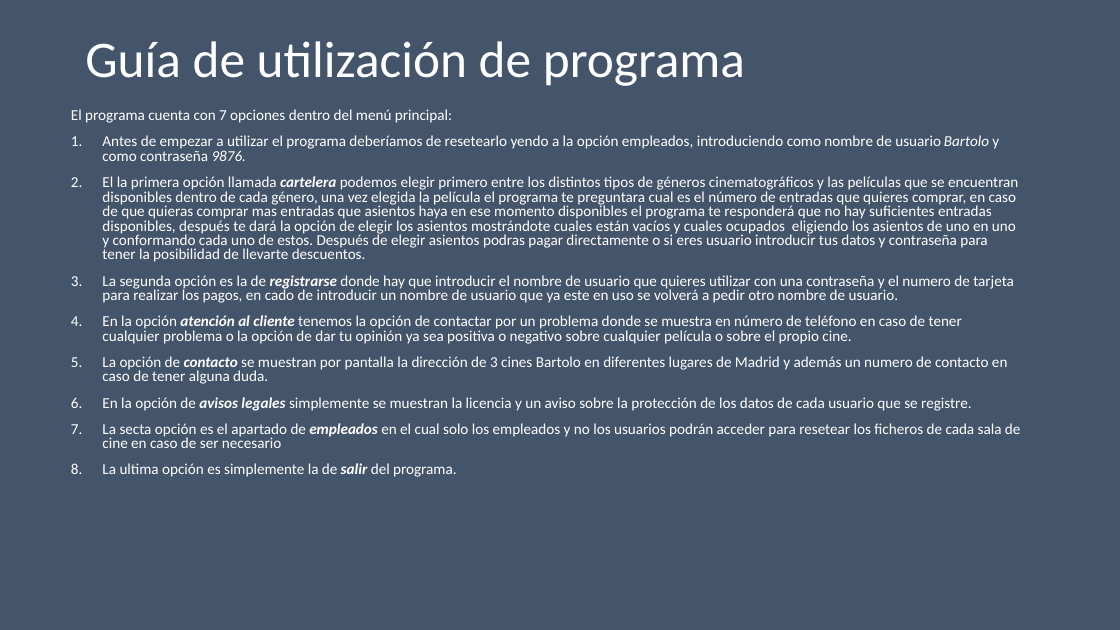
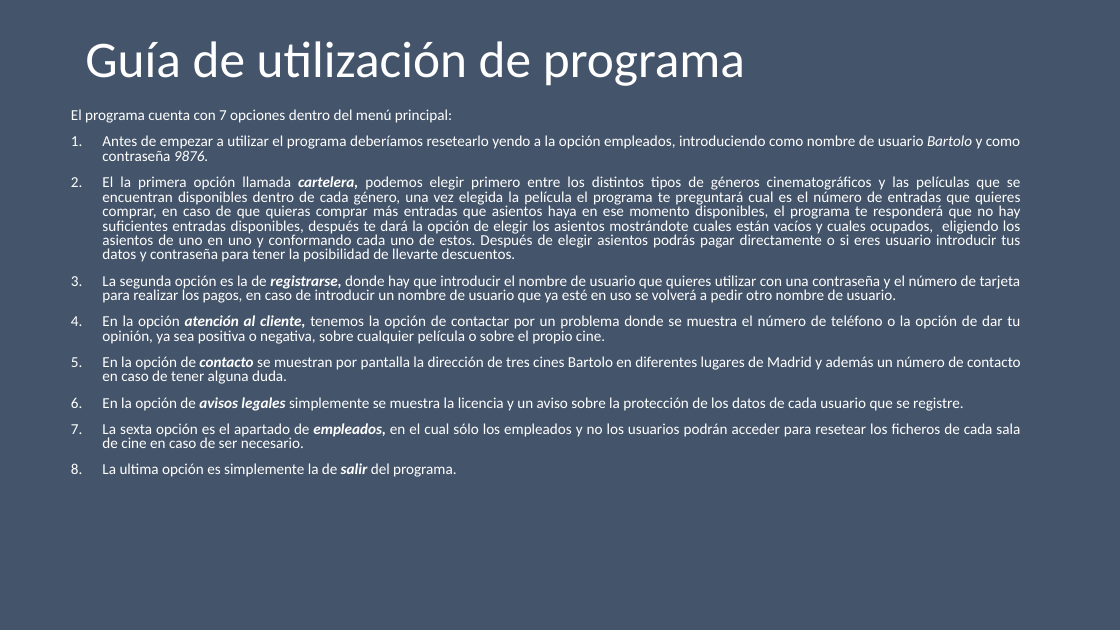
Before and after one commit to aigora/twE105-cinesbartolo, a slide deck: slide 5 of wiki.pptx. Drawn at 1120x630 pixels with LibreOffice and Linux fonts; fonts in the diff are those of the drawing. Boxes give left, top, right and bottom in pixels: in the first picture for what was removed or moved away, otherwise in the second. Text is boxed around its words. In the diff, an @@ line names an element or a change of style, - is before the commit and + after.

```diff
--- a/wiki.pptx
+++ b/wiki.pptx
@@ text at bbox=[102, 135, 1021, 448]: text changed @@
-1. Antes de empezar a utilizar el programa deberíamos de resetearlo yendo a la opción empleados, introduciendo como nombre de usuario Bartolo y como contraseña 9876.
-2. El la primera opción llamada cartelera podemos elegir primero entre los distintos tipos de géneros cinematográficos y las películas que se encuentran disponibles dentro de cada género, una vez elegida la película el programa te preguntara cual es el número de entradas que quieres comprar, en caso de que quieras comprar mas entradas que asientos haya en ese momento disponibles el programa te responderá que no hay suficientes entradas disponibles, después te dará la opción de elegir los asientos mostrándote cuales están vacíos y cuales ocupados eligiendo los asientos de uno en uno y conformando cada uno de estos. Después de elegir asientos podras pagar directamente o si eres usuario introducir tus datos y contraseña para tener la posibilidad de llevarte descuentos.
-3. La segunda opción es la de registrarse donde hay que introducir el nombre de usuario que quieres utilizar con una contraseña y el numero de tarjeta para realizar los pagos, en cado de introducir un nombre de usuario que ya este en uso se volverá a pedir otro nombre de usuario.
-4. En la opción atención al cliente tenemos la opción de contactar por un problema donde se muestra en número de teléfono en caso de tener cualquier problema o la opción de dar tu opinión ya sea positiva o negativo sobre cualquier película o sobre el propio cine.
-5. La opción de contacto se muestran por pantalla la dirección de 3 cines Bartolo en diferentes lugares de Madrid y además un numero de contacto en caso de tener alguna duda.
-6. En la opción de avisos legales simplemente se muestran la licencia y un aviso sobre la protección de los datos de cada usuario que se registre.
-7. La secta opción es el apartado de empleados en el cual solo los empleados y no los usuarios podrán acceder para resetear los ficheros de cada sala de cine en caso de ser necesario
+1. Antes de empezar a utilizar el programa deberíamos resetearlo yendo a la opción empleados, introduciendo como nombre de usuario Bartolo y como contraseña 9876.
+2. El la primera opción llamada cartelera, podemos elegir primero entre los distintos tipos de géneros cinematográficos y las películas que se encuentran disponibles dentro de cada género, una vez elegida la película el programa te preguntará cual es el número de entradas que quieres comprar, en caso de que quieras comprar más entradas que asientos haya en ese momento disponibles, el programa te responderá que no hay suficientes entradas disponibles, después te dará la opción de elegir los asientos mostrándote cuales están vacíos y cuales ocupados, eligiendo los asientos de uno en uno y conformando cada uno de estos. Después de elegir asientos podrás pagar directamente o si eres usuario introducir tus datos y contraseña para tener la posibilidad de llevarte descuentos.
+3. La segunda opción es la de registrarse, donde hay que introducir el nombre de usuario que quieres utilizar con una contraseña y el número de tarjeta para realizar los pagos, en caso de introducir un nombre de usuario que ya esté en uso se volverá a pedir otro nombre de usuario.
+4. En la opción atención al cliente, tenemos la opción de contactar por un problema donde se muestra el número de teléfono o la opción de dar tu opinión, ya sea positiva o negativa, sobre cualquier película o sobre el propio cine.
+5. En la opción de contacto se muestran por pantalla la dirección de tres cines Bartolo en diferentes lugares de Madrid y además un número de contacto en caso de tener alguna duda.
+6. En la opción de avisos legales simplemente se muestra la licencia y un aviso sobre la protección de los datos de cada usuario que se registre.
+7. La sexta opción es el apartado de empleados, en el cual sólo los empleados y no los usuarios podrán acceder para resetear los ficheros de cada sala de cine en caso de ser necesario.
```
Also in this commit, not shown: 4 other slides changed.
